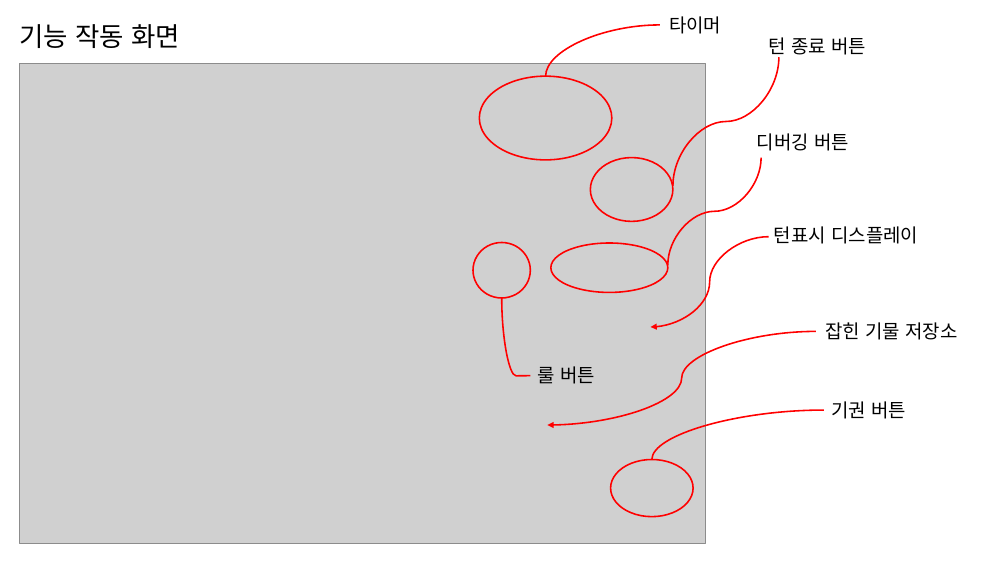
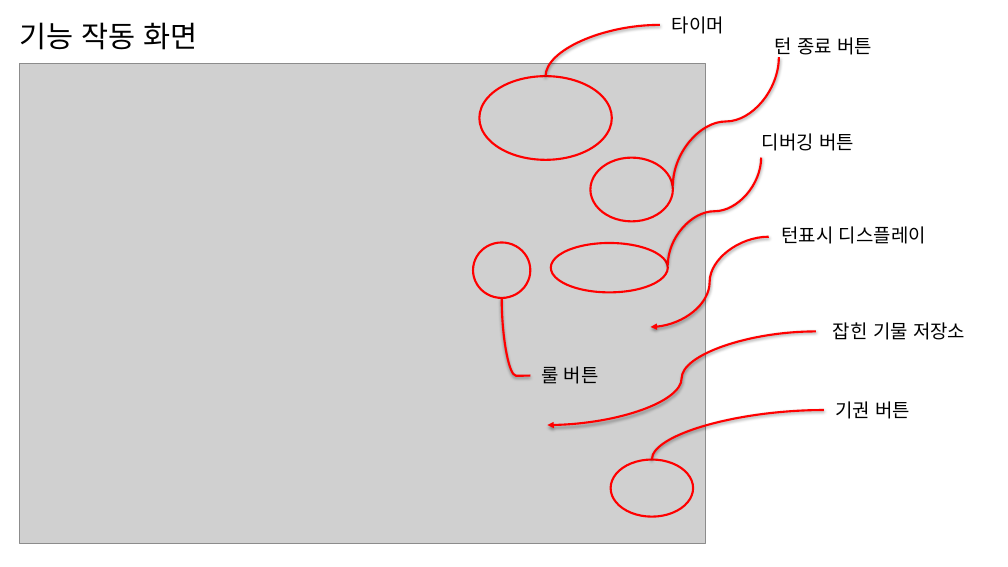
Before and after one commit to naaaaaru/robit_QT_project, a slide deck: slide 7 of QT프로젝트-체스.pptx. Drawn at 1008x567 pixels with LibreOffice and Linux fonts; fonts in the diff are those of the drawing; grey boxes stand for pictures. Boxes give left, top, right and bottom in pixels: in the first picture for what was removed or moved away, otherwise in the second. Text is boxed around its words. In the diff, an @@ line names an element or a change of style, - is before the commit and + after.

```diff
--- a/QT프로젝트-체스.pptx
+++ b/QT프로젝트-체스.pptx
@@ title "기능 작동 화면" at (19,22,197,50): size 25.2 to 28 pt @@
@@ curved line (546, 76) - (660, 25): stroke #FF0000 1.5 pt to #FF0000 2 pt @@
@@ curved line (673, 186) - (779, 57): stroke #FF0000 1.5 pt to #FF0000 2 pt @@
@@ text "턴 종료 버튼": place and size @@
-text "턴 종료 버튼" at (769,37,866,59)
+text "턴 종료 버튼" at (774,37,872,59)
@@ text "디버깅 버튼": place and size @@
-text "디버깅 버튼" at (757,133,849,151)
+text "디버깅 버튼" at (762,133,854,151)
@@ curved line (668, 265) - (761, 157): stroke #FF0000 1.5 pt to #FF0000 2 pt; route changed @@
@@ curved arrow (769, 237) - (651, 327): stroke #FF0000 1.5 pt to #FF0000 2 pt; route changed @@
@@ text "턴표시 디스플레이": place and size @@
-text "턴표시 디스플레이" at (774,226,918,244)
+text "턴표시 디스플레이" at (782,226,926,244)
@@ outline #FF0000 1.5 pt to #FF0000 2 pt in 4 elements at (479,76,612,160), (591,157,673,221), (611,460,693,517), (551,243,668,292) @@
@@ curved line (502, 298) - (531, 376): stroke #FF0000 1.5 pt to #FF0000 2 pt @@
@@ text "잡힌 기물 저장소": place and size @@
-text "잡힌 기물 저장소" at (825,322,958,340)
+text "잡힌 기물 저장소" at (833,322,965,340)
@@ curved arrow (816, 331) - (547, 425): stroke #FF0000 1.5 pt to #FF0000 2 pt @@
@@ text "룰 버튼": place and size @@
-text "룰 버튼" at (538,366,595,384)
+text "룰 버튼" at (541,366,599,384)
@@ curved line (652, 460) - (824, 410): stroke #FF0000 1.5 pt to #FF0000 2 pt @@
@@ text "기권 버튼": place and size @@
-text "기권 버튼" at (831,401,906,419)
+text "기권 버튼" at (835,401,911,419)
```
Also in this commit, not shown: 14 other slides changed, 1 other file.
